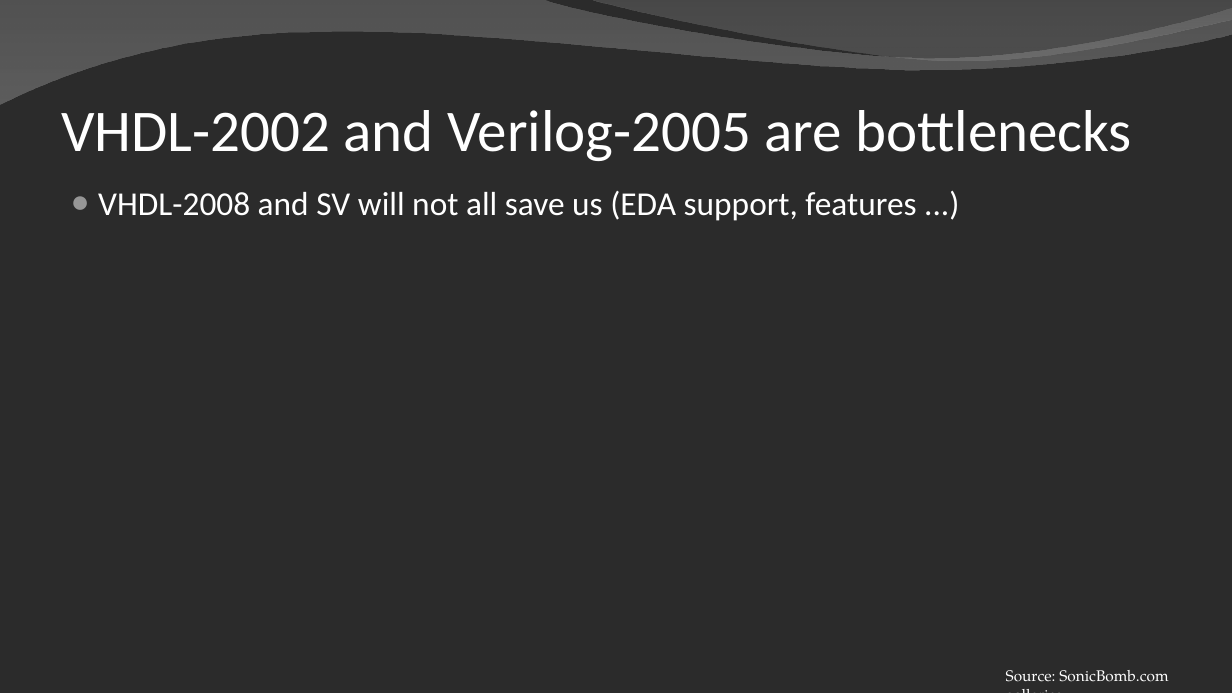
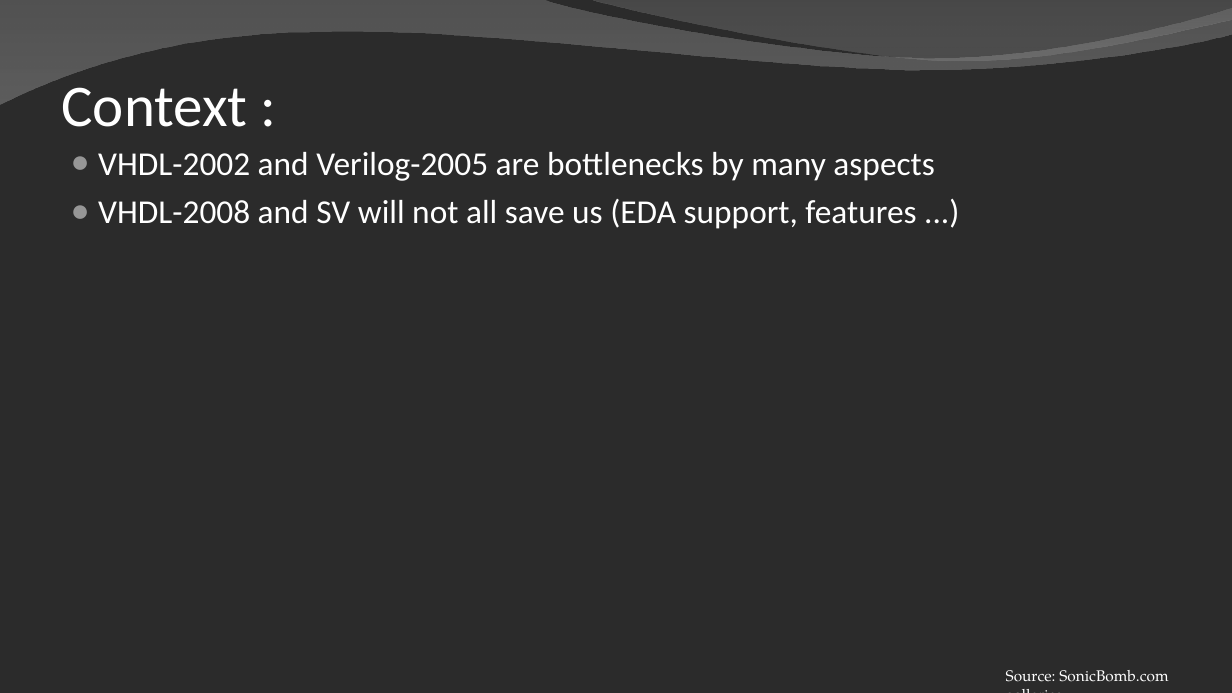
Before and after one commit to SpinalHDL/SpinalDoc, a slide deck: slide 3 of presentation/en/presentation_move_forward_short.odp. Drawn at 1232x693 pixels with LibreOffice and Linux fonts; fonts in the diff are those of the drawing; background and template pictures are left out; a plain dark background stands for a picture behind light text. Boxes give left, top, right and bottom in pixels: in the first picture for what was removed or moved away, otherwise in the second. Text is boxed around its words. In the diff, an @@ line names an element or a change of style, - is before the commit and + after.

```diff
--- a/presentation/en/presentation_move_forward_short.odp
+++ b/presentation/en/presentation_move_forward_short.odp
@@ title at [62,87,248,127]: text changed @@
-VHDL-2002 and Verilog-2005 are bottlenecks
+Context :
@@ text "VHDL-2002 and Verilog-2005 are bottlenecks ...": place and size @@
-text "VHDL-2002 and Verilog-2005 are bottlenecks ..." at [98,191,916,221]
+text "VHDL-2002 and Verilog-2005 are bottlenecks ..." at [98,152,934,229]
@@ text at [98,152,934,181]: paragraph added @@
+● VHDL-2002 and Verilog-2005 are bottlenecks by many aspects
```
Also in this commit, not shown: 11 other slides changed.
